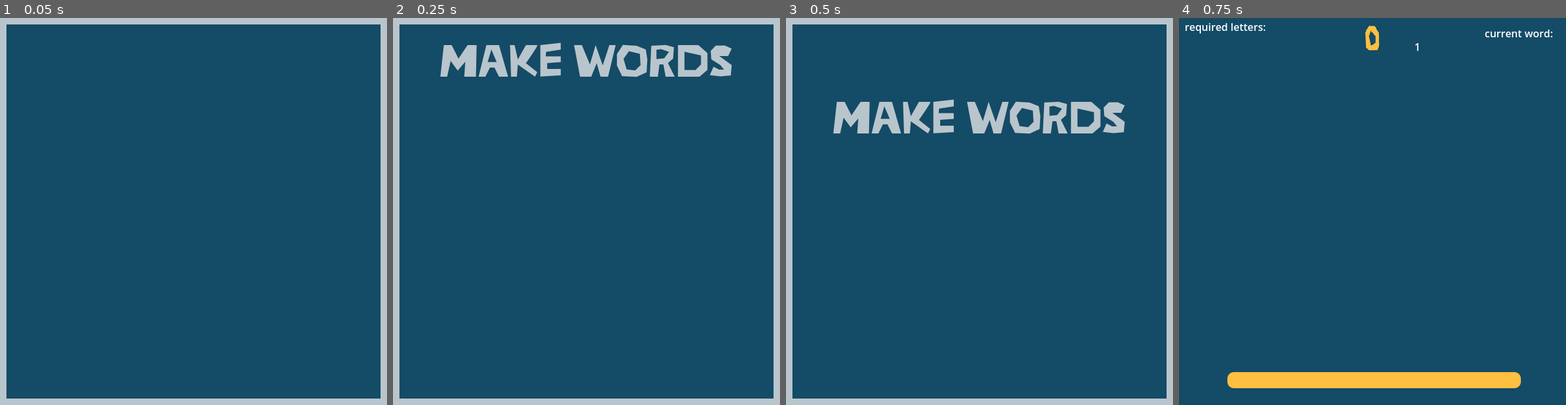
Above: before the commit, frames 1-4 (left to right).
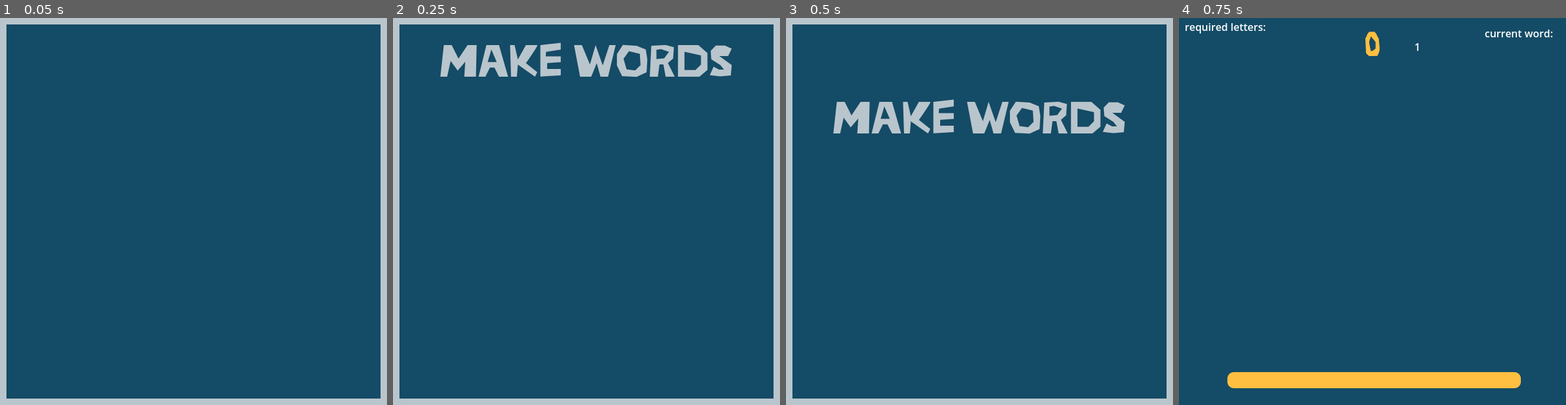
Above: after the commit, the same moments.

Repository: sugarvoid/make-words-dx
Game: Godot game, scene res://game/main_menu.tscn
The game is run twice, just before and just after one commit, with the same random seed, the same clock (stepped at 60 frames per second) and the same inputs.
Inputs:
- Up to frame 1 (0.05 s): no input
- Up to frame 2 (0.25 s): no input
- Up to frame 3 (0.5 s): no input
- Up to frame 4 (0.75 s): tap Space (space) at 0.5 s; hold Space (space) from 0.53 s (still down)

Frames 1-3 are identical in both runs. In frame 4, 0.2% of the frame differs, in the area x 48-52%, y 2-10%.

Commit message:
Mess around with label positioning
:(

Diff:
--- a/game/game.gd
+++ b/game/game.gd
@@ -124,8 +124,9 @@
 
 func create_letter(letter: String) -> void:
 	var new_letter: LetterLabel = p_Letter.instantiate()
+	lbl_running_word.add_child(new_letter)
 	new_letter.set_letter(letter)
-	lbl_running_word.add_child(new_letter)
+
 
 func clone_letter(node: LetterLabel):
 	var clone: LetterLabel = node.duplicate()
@@ -135,14 +136,14 @@
 func move_clone_one():
 	var letter_copy = $TempHolder.get_child(0)
 	if game_round >= 1 and game_round < 5: #(required_letters) == 1:
-		letter_copy.move_to_pos($PosRequired1.position)
+		letter_copy.move_to_pos($PosRequired1.global_position)
 	else:
-		letter_copy.move_to_pos($PosRequired2.position)
+		letter_copy.move_to_pos($PosRequired2.global_position)
 
 func move_clone_two():
 	var letter_copy = $TempHolder.get_child(1)
 	if len(required_letters) == 2:
-		letter_copy.move_to_pos($PosRequired3.position)
+		letter_copy.move_to_pos($PosRequired3.global_position)
 
 
 func go_to_next_round() -> void:
--- a/game/game.tscn
+++ b/game/game.tscn
@@ -37,8 +37,10 @@
 [node name="RunningWord" type="HBoxContainer" parent="."]
 layout_mode = 0
 offset_top = 200.0
-offset_right = 599.0
+offset_right = 600.0
 offset_bottom = 338.0
+pivot_offset = Vector2(300, 69)
+theme_override_constants/separation = 1
 alignment = 1
 
 [node name="TempHolder" type="Control" parent="."]
@@ -57,8 +59,10 @@
 
 [node name="LblScore" type="Label" parent="."]
 layout_mode = 0
-offset_right = 751.0
-offset_bottom = 74.0
+offset_left = 233.0
+offset_top = 1.0
+offset_right = 402.0
+offset_bottom = 96.0
 scale = Vector2(0.8, 0.8)
 theme_override_colors/font_color = Color(1, 0.74902, 0.25098, 1)
 theme_override_fonts/font = ExtResource("2_vf1a2")
--- a/game/letter_label/letter_label.gd
+++ b/game/letter_label/letter_label.gd
@@ -1,20 +1,20 @@
 class_name LetterLabel
-extends Label
+extends Control
 
 var _value: String
 
-func _ready() -> void:
-	pass
+@onready var lbl_letter: Label = $Label
+
 
 func get_letter() -> String:
 	return _value
 
 func change_color(new_color: Color) -> void:
-	self.add_theme_color_override("font_color", new_color)
+	lbl_letter.add_theme_color_override("font_color", new_color)
 
 func set_letter(letter: String) -> void:
 	_value = letter
-	self.text = letter
+	lbl_letter.text = letter
 
 func fade_away() -> void:
 	var tween = get_tree().create_tween()
--- a/game/letter_label/letter_label.tscn
+++ b/game/letter_label/letter_label.tscn
@@ -9,7 +9,7 @@
 tracks/0/type = "method"
 tracks/0/imported = false
 tracks/0/enabled = true
-tracks/0/path = NodePath(".")
+tracks/0/path = NodePath("..")
 tracks/0/interp = 1
 tracks/0/loop_wrap = true
 tracks/0/keys = {
@@ -29,7 +29,24 @@
 "flash_wrong": SubResource("Animation_n7v31")
 }
 
-[node name="LetterLabel" type="Label"]
+[node name="LetterLabel" type="Control"]
+custom_minimum_size = Vector2(47, 74)
+layout_mode = 3
+anchors_preset = 0
+offset_left = -21.0
+offset_top = -32.0
+offset_right = 26.0
+offset_bottom = 42.0
+pivot_offset = Vector2(21, 32)
+script = ExtResource("2_7v28t")
+
+[node name="Label" type="Label" parent="."]
+layout_mode = 1
+anchors_preset = 15
+anchor_right = 1.0
+anchor_bottom = 1.0
+grow_horizontal = 2
+grow_vertical = 2
 pivot_offset = Vector2(23, 37)
 theme_override_colors/font_color = Color(1, 0.74902, 0.25098, 1)
 theme_override_fonts/font = ExtResource("1_486na")
@@ -37,9 +54,9 @@
 text = "H"
 horizontal_alignment = 1
 vertical_alignment = 1
-script = ExtResource("2_7v28t")
 
 [node name="AnimationPlayer" type="AnimationPlayer" parent="."]
+root_node = NodePath("../Label")
 libraries = {
 "": SubResource("AnimationLibrary_402s8")
 }
